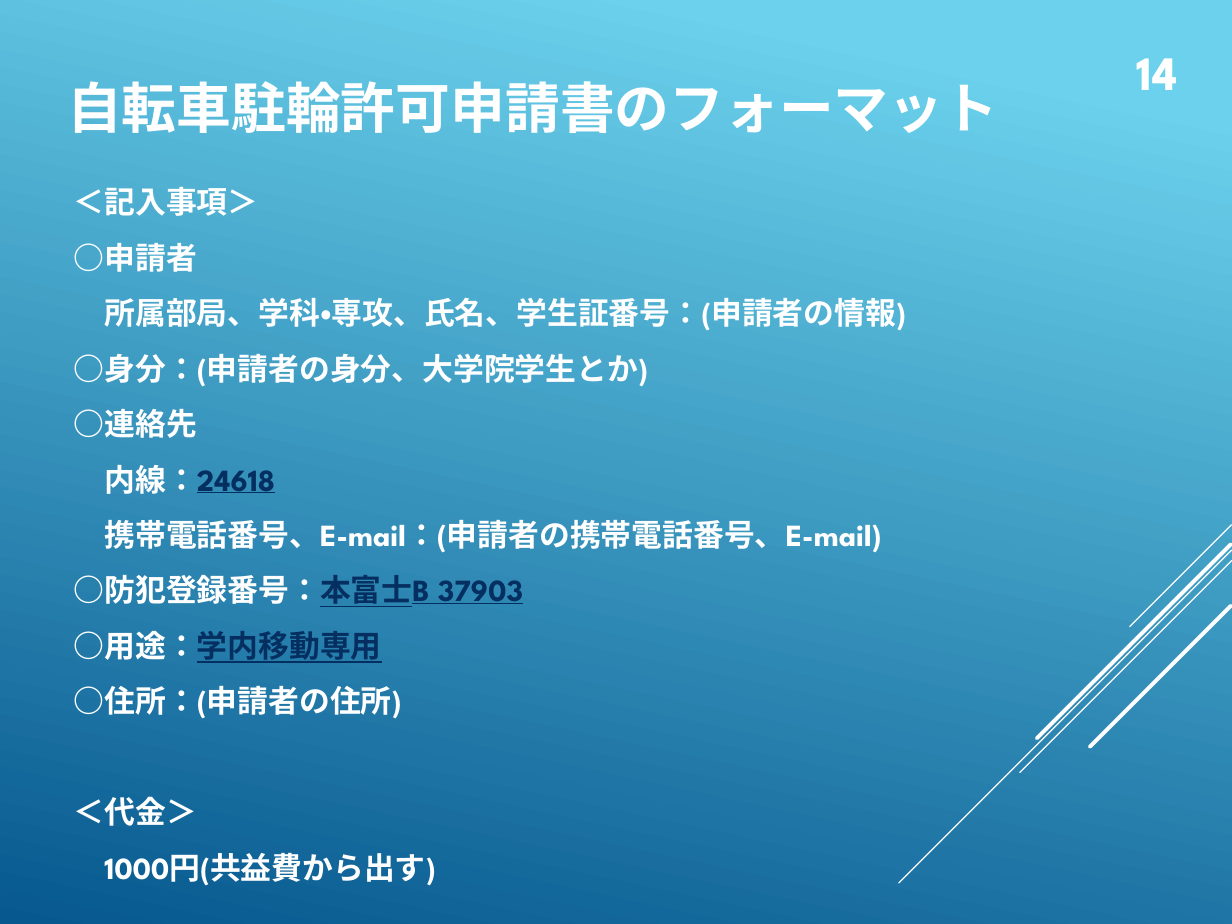
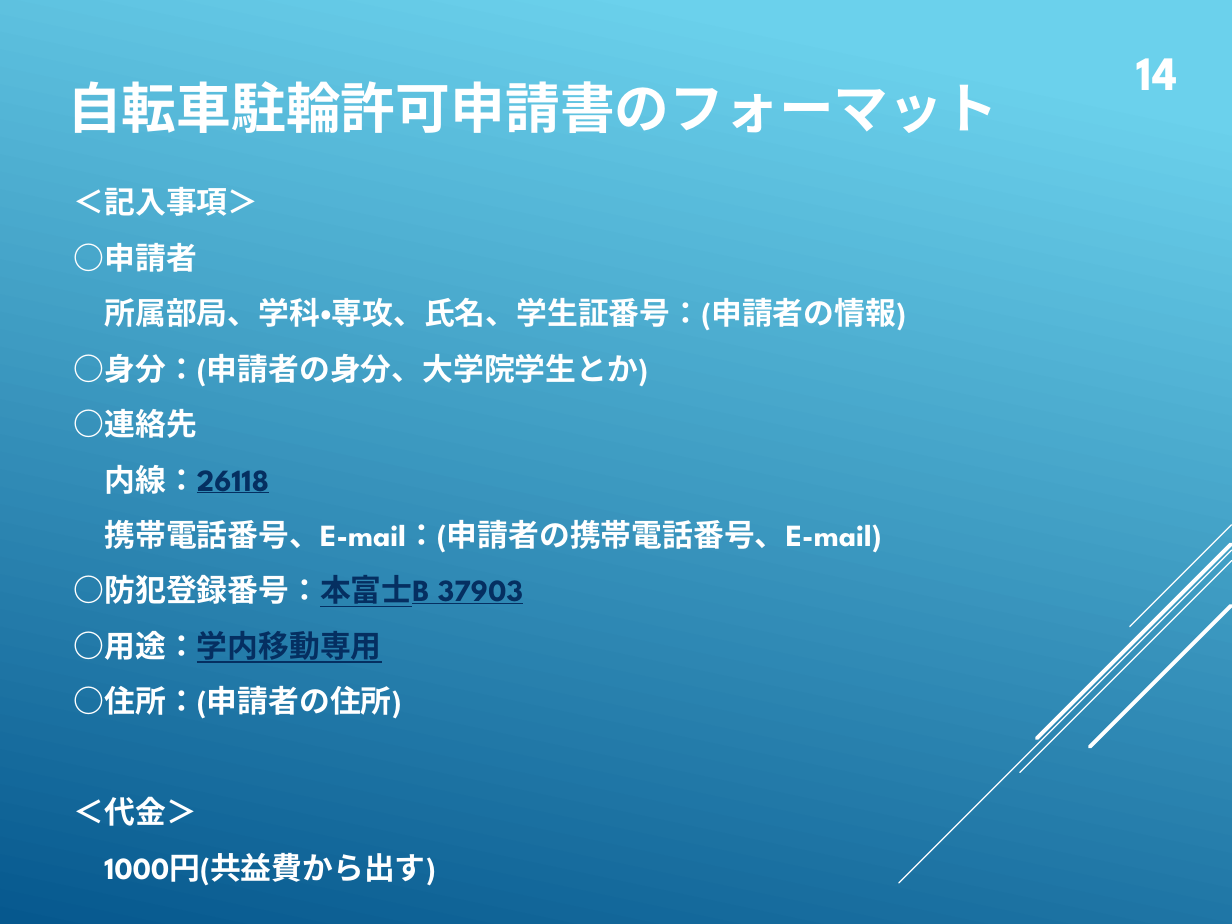
Before and after one commit to whcitizen/citizen-_task, a slide deck: slide 16 of 05_lab_orientation/庶務のお仕事.pptx. Drawn at 1232x924 pixels with LibreOffice and Linux fonts; fonts in the diff are those of the drawing. Boxes give left, top, right and bottom in pixels: in the first picture for what was removed or moved away, otherwise in the second. Text is boxed around its words. In the diff, an @@ line names an element or a change of style, - is before the commit and + after.

Commit message:
20180405 8:20
自転車駐輪許可申請書の内線番号を変更

```diff
--- a/05_lab_orientation/庶務のお仕事.pptx
+++ b/05_lab_orientation/庶務のお仕事.pptx
@@ text at <box>104,465,269,494</box>: text changed @@
-内線：24618
+内線：26118
```
Also in this commit, not shown: 1 other file.
